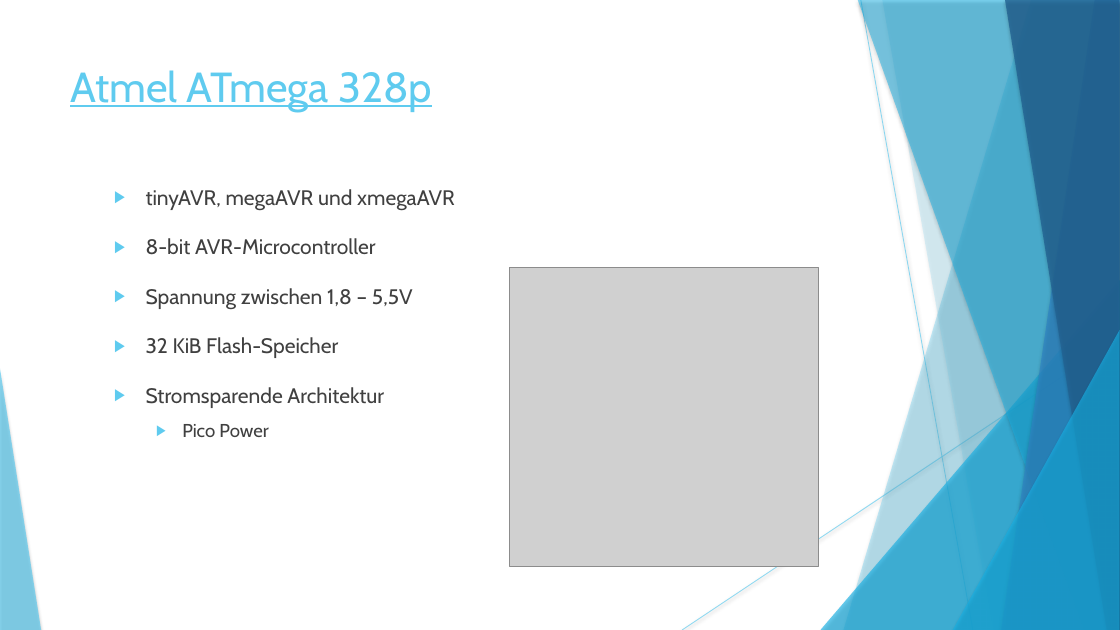
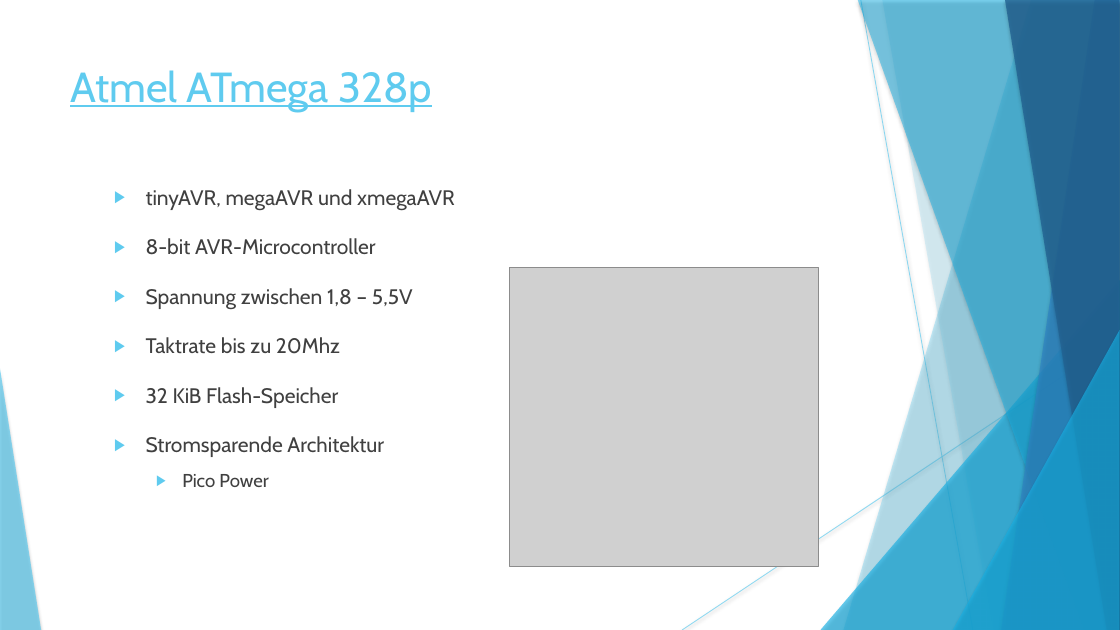
Before and after one commit to rinnerfabian/unistuff, a slide deck: slide 5 of 5. Semester/IoT/iot/powerPoint.pptx. Drawn at 1120x630 pixels with LibreOffice and Linux fonts; fonts in the diff are those of the drawing; grey boxes stand for pictures. Boxes give left, top, right and bottom in pixels: in the first picture for what was removed or moved away, otherwise in the second. Text is boxed around its words. In the diff, an @@ line names an element or a change of style, - is before the commit and + after.

```diff
--- a/5. Semester/IoT/iot/powerPoint.pptx
+++ b/5. Semester/IoT/iot/powerPoint.pptx
@@ text at [146, 337, 340, 354]: paragraph added @@
+▶ Taktrate bis zu 20Mhz
```
Also in this commit, not shown: 1 other slide changed.
